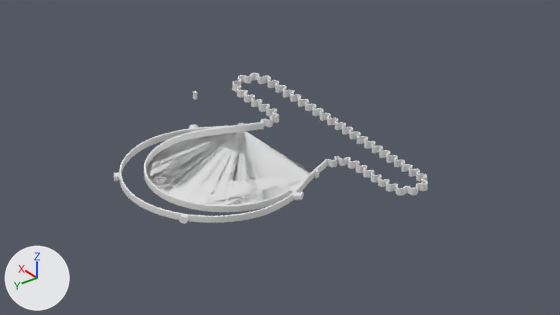
One commit to the Blender file ecovid-faceshield-v10.blend: the scene before it, then after it.
The view is the same before and after, from the file's camera 'Camera_Side'. The lights are fixed; the arrows at lower left show +X, +Y and +Z.

Names of what the first picture shows: 'External', 'Internal', 'Strap_path'.
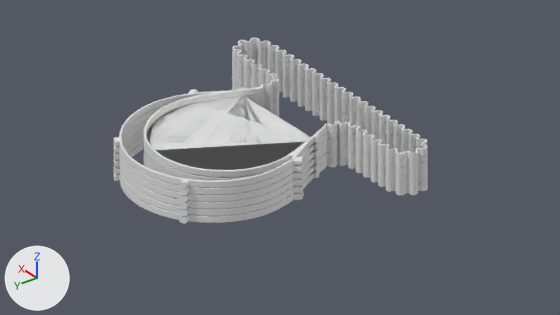
Boxes (x1, y1, x2, y2) around the edits, measured in the pictures (560 x 315 px):
'Internal', modifiers changed
    before: (144, 122, 326, 212)
    after: (144, 87, 326, 184)
'Strap_path', modifiers changed (28% taller)
    before: (232, 73, 428, 195)
    after: (232, 38, 428, 195)
'External', modifiers changed (36% taller)
    before: (114, 125, 312, 224)
    after: (114, 89, 312, 224)

Patch to the scene script:
```diff
--- a/ecovid-faceshield-v10.blend.py
+++ b/ecovid-faceshield-v10.blend.py
@@ ob_strap_path @@
 _m = ob_strap_path.modifiers.new('Array.001', 'ARRAY')
-_m.count = 1
+_m.count = 6
 _m.use_constant_offset = True
@@ ob_internal @@
 _m = ob_internal.modifiers.new('Array', 'ARRAY')
-_m.count = 1
+_m.count = 6
 _m.use_constant_offset = True
@@ ob_external @@
 _m = ob_external.modifiers.new('Array', 'ARRAY')
-_m.count = 1
+_m.count = 6
 _m.use_constant_offset = True
```
